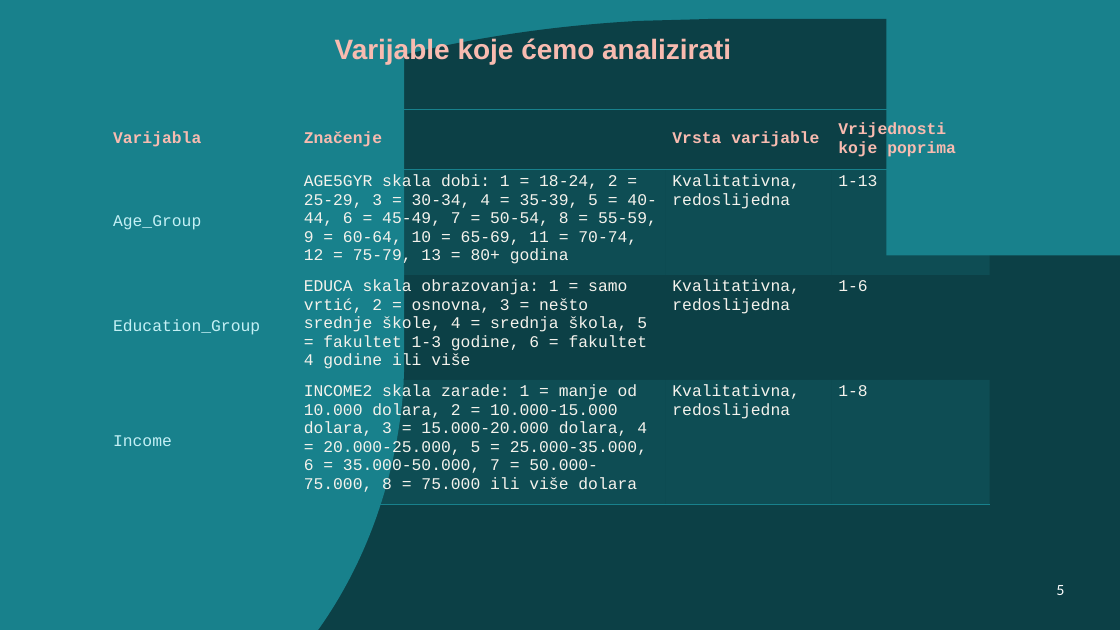
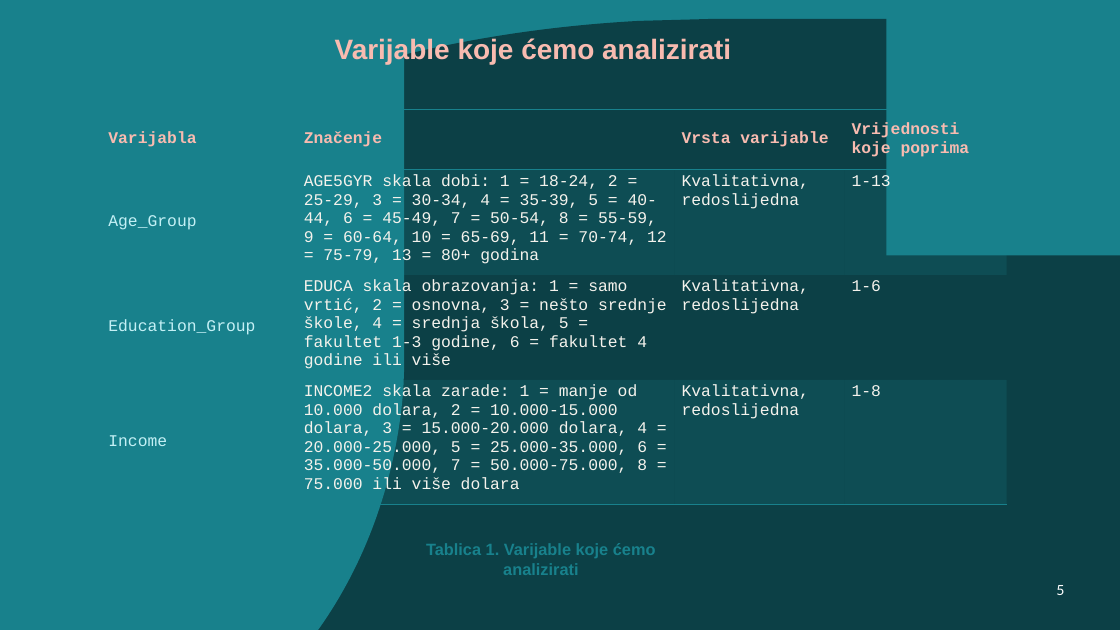
Before and after one commit to jfletcher20/diabetes-health-indicators-analysis, a slide deck: slide 5 of MULTIVARIJANTNA I DUBINSKA ANALIZA PODATAKA.pptx. Drawn at 1120x630 pixels with LibreOffice and Linux fonts; fonts in the diff are those of the drawing. Boxes give left, top, right and bottom in pixels: in the first picture for what was removed or moved away, otherwise in the second. Text is boxed around its words. In the diff, an @@ line names an element or a change of style, - is before the commit and + after.

```diff
--- a/MULTIVARIJANTNA I DUBINSKA ANALIZA PODATAKA.pptx
+++ b/MULTIVARIJANTNA I DUBINSKA ANALIZA PODATAKA.pptx
@@ table: place and size @@
-table at (106,109,990,504)
+table at (102,109,1007,502)
@@ text added at (426,543,656,575), 14 pt, text #18818C, bold @@
+Tablica 1. Varijable koje ćemo analizirati
```
Also in this commit, not shown: 11 other slides changed, 6 slides added, 1 slide removed, 3 other files.
